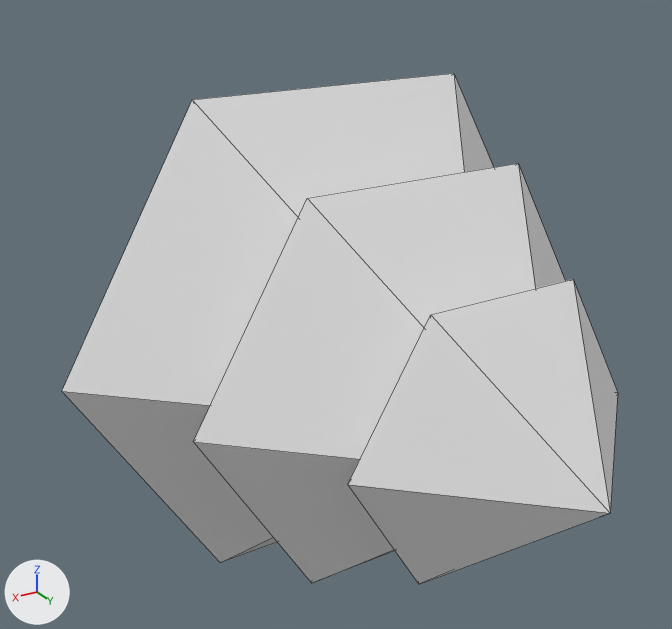
What one commit did to the OBJ model assets/bush.obj.
One viewpoint serves both versions: a 50 mm lens placed at (0.545, 1.264, 0.471), pointed at (0.024, 0.396, 0.037). The lights are fixed; the arrows at lower left show +X, +Y and +Z. The older version comes first. Mesh edges are drawn as thin lines. Where no turn or scale is listed for an object, it has been applied to the vertices.

Names of what the first picture shows: 'bush'.
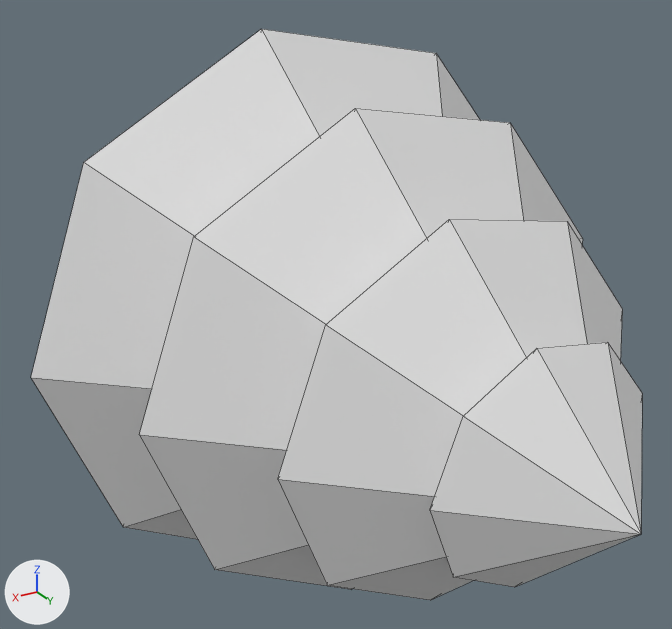
Location of each change, [x1, y1, x2, y2] in pixels of the pictures (672 x 629 px):
'bush', reshaped (10% wider, 12% taller): before [62, 73, 618, 584]; after [31, 29, 642, 600]
part 1 of me_bush, rebuilt: before [62, 73, 494, 562]; after [31, 29, 480, 540]
part 2 of me_bush, rebuilt (19% wider, 15% taller): before [193, 164, 565, 583]; after [139, 108, 583, 589]
part 3 of me_bush, rebuilt (27% wider, 25% taller): before [348, 279, 618, 584]; after [278, 219, 622, 600]
part 4 of me_bush, added: after [430, 342, 642, 587]

Diff of the bpy script that builds the scene:
```diff
--- a/assets/bush.obj.py
+++ b/assets/bush.obj.py
@@ me_bush @@
 # used by ob_bush; location = (0.0, 0.0, 0.0)
-me_bush.from_pydata(...)  # 26 vertices, 36 faces; spans x -0.34..0.34, y 0.0..0.813, z -0.294..0.294
+me_bush.from_pydata(...)  # 46 vertices, 72 faces; spans x -0.338..0.36, y 0.0..0.847, z -0.355..0.355
+# me_bush part 1: the loose piece of 8 vertices spanning x -0.34..0.34, y 0.112..0.656, z -0.294..0.294 is rebuilt with 11 vertices and now spans x -0.338..0.36, y 0.048..0.624, z -0.355..0.355
+# me_bush part 2: the loose piece of 8 vertices spanning x -0.26..0.26, y 0.338..0.754, z -0.225..0.225 is rebuilt with 11 vertices and now spans x -0.282..0.3, y 0.27..0.75, z -0.295..0.295
+# me_bush part 3: the loose piece of 8 vertices spanning x -0.17..0.17, y 0.541..0.813, z -0.147..0.147 is rebuilt with 11 vertices and now spans x -0.207..0.22, y 0.466..0.818, z -0.217..0.217
+# me_bush part 4
+# 11 vertices are added at x -0.122..0.13, y 0.639..0.847, z -0.128..0.128
+# 18 new faces join them
```
